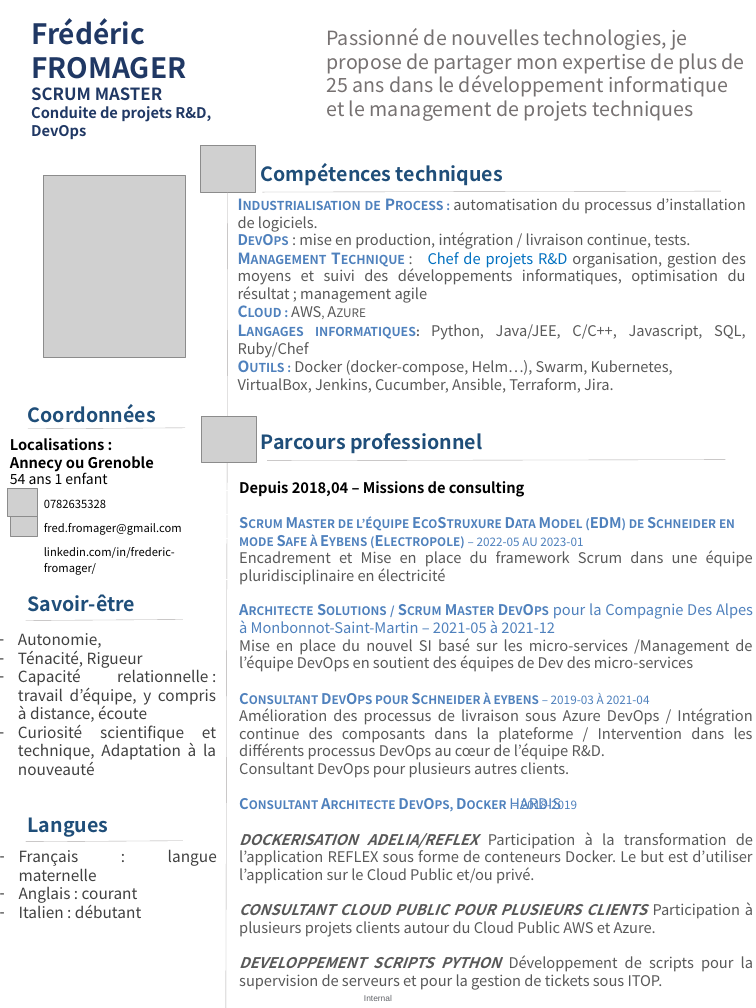
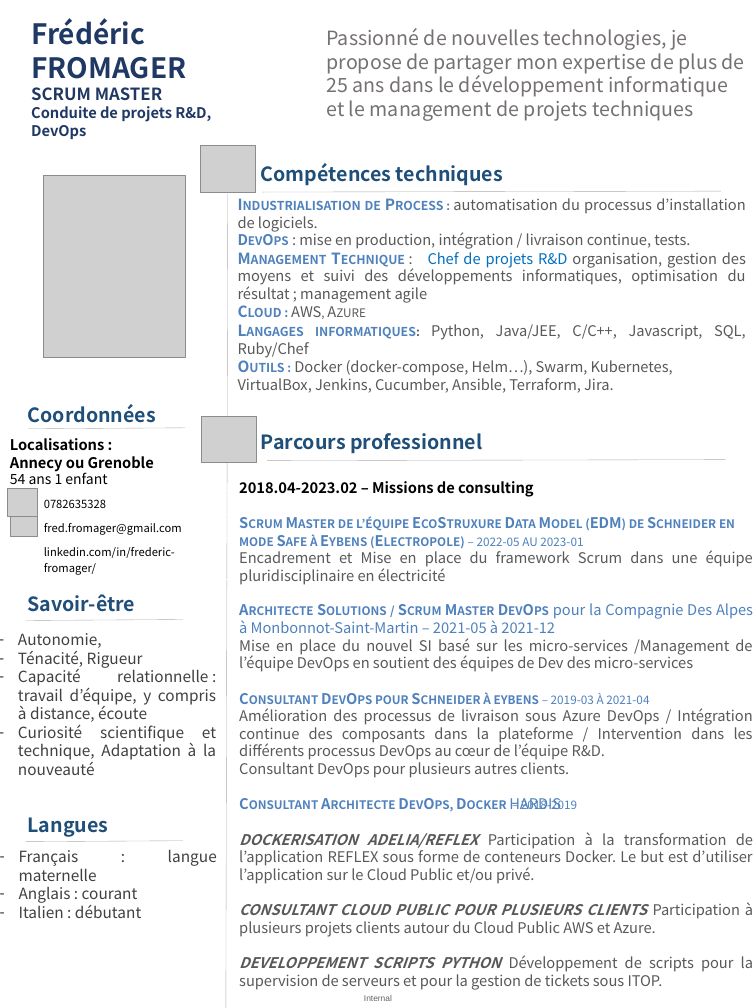
Before and after one commit to Solifred38/cv, a slide deck: slide 1 of CV_FFROMAGER.pptx. Drawn at 756x1008 pixels with LibreOffice and Linux fonts; fonts in the diff are those of the drawing; grey boxes stand for pictures; background and template pictures are left out. Boxes give left, top, right and bottom in pixels: in the first picture for what was removed or moved away, otherwise in the second. Text is boxed around its words. In the diff, an @@ line names an element or a change of style, - is before the commit and + after.

```diff
--- a/CV_FFROMAGER.pptx
+++ b/CV_FFROMAGER.pptx
@@ text at (239, 481, 534, 497): text changed @@
-Depuis 2018,04 – Missions de consulting
+2018.04-2023.02 – Missions de consulting
```
Also in this commit, not shown: 1 other file.
